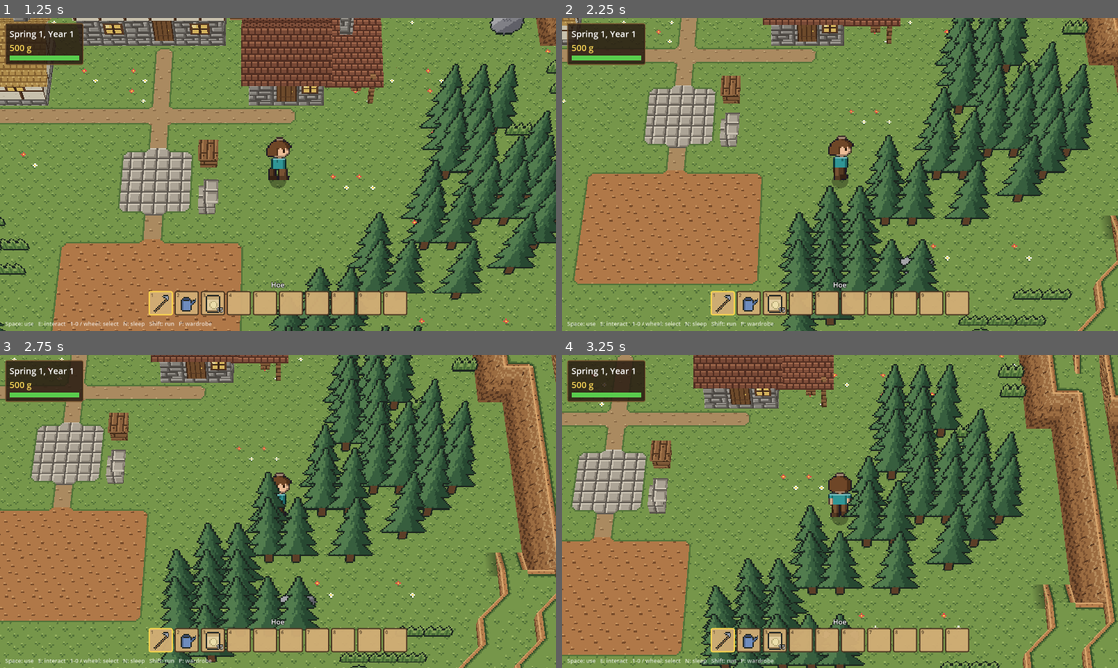
Above: before the commit, frames 1-4 (two rows, left to right).
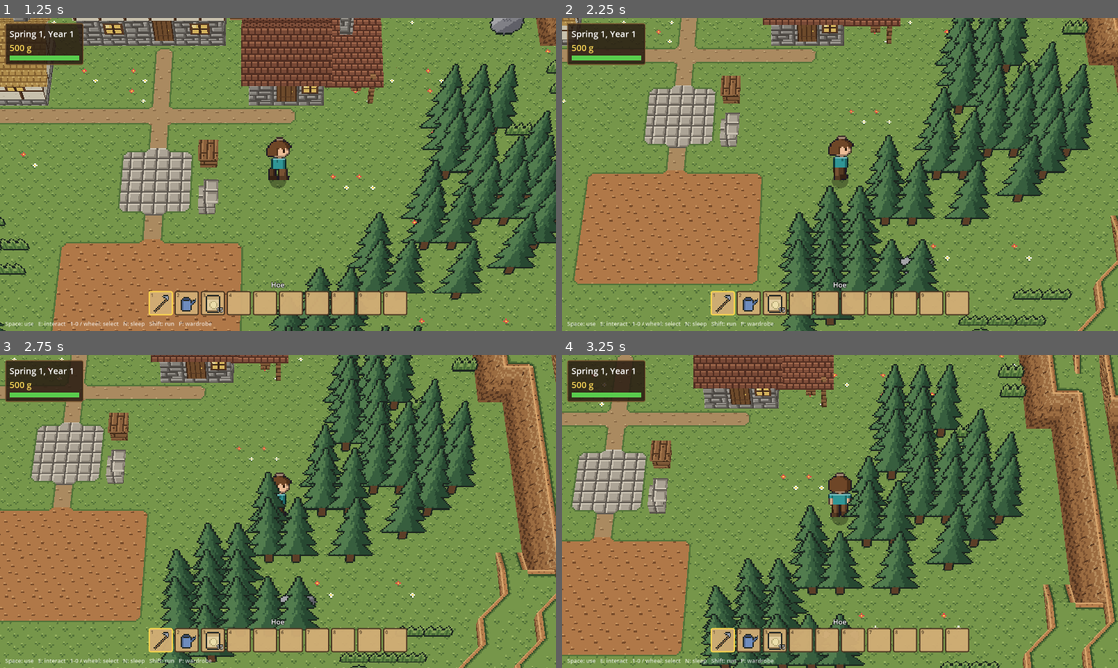
Above: after the commit, the same moments.

Repository: grimechristopher/procedural-game
Game: Godot game, scene res://scenes/main.tscn
The game is run twice, just before and just after one commit, with the same random seed, the same clock (stepped at 60 frames per second) and the same inputs.
Inputs (mouse positions are in pixels of both pictures, inside the frame that each line leads up to):
- Up to frame 1 (1.25 s): tap Enter (ui_accept) at 0.5, 0.77 s; move the mouse to (400, 158) at 0.52 s; hold D (move_right) from 0.53 s (still down); hold Shift (run) from 0.53 s (still down); click (400, 158) at 0.67 s
- Up to frame 2 (2.25 s): move the mouse to (728, 190) at 1.27 s; release D (move_right) at 1.28 s; release Shift (run) at 1.28 s; hold S (move_down) 1.28-2.03 s; tap Mouse wheel down (hotbar_next) at 1.35 s; tap Enter (ui_accept) at 1.52 s; tap Shift (run) at 1.55 s; move the mouse to (895, 105) at 2.02 s; hold D (move_right) from 2.03 s (still down); hold Mouse wheel up (hotbar_prev) from 2.03 s (still down)
- Up to frame 3 (2.75 s): keep holding D (move_right); keep holding Mouse wheel up (hotbar_prev); tap Shift (run) at 2.3 s
- Up to frame 4 (3.25 s): move the mouse to (812, 574) at 2.77 s; release D (move_right) at 2.78 s; release Mouse wheel up (hotbar_prev) at 2.78 s; hold W (move_up) from 2.78 s (still down); tap E (interact) at 2.85 s; click (812, 574) at 2.92 s; tap Enter (ui_accept) at 3.02 s; tap Shift (run) at 3.05 s

Frame 1 is identical in both runs. In frame 2, less than 0.1% of the frame differs, in the area x 97-100%, y 63-71%; in frame 3, less than 0.1%; in frame 4, less than 0.1%, in the area x 85-87%, y 73-82%.

Commit message:
Remove the shadows at the foot of cliffs
Shadows are to come from a day-night lighting system later; the terrain
draws none of its own. Noted in the art backlog and README.

Co-Authored-By: Claude Opus 5.5 <noreply@anthropic.com>
Claude-Session: https://claude.ai/code/session_01QBAyNdiLYtBbpQzeaWaTYf

Diff:
--- a/scripts/terrain_mesh.gd
+++ b/scripts/terrain_mesh.gd
@@ -15,10 +15,9 @@
 ## - Full cliffs that step back one at a time (terraces) are HGSS-style
 ##   banks: the face slopes down across the whole cell at the cliff's foot
 ##   (the world makes that cell impassable), wrapping round outer corners.
-## - Other faces run straight down every cliff from the band, rock on full cliffs and earth
-##   on half cliffs, round the curve of outer corners, with a soft shadow on
-##   the ground at their foot (not behind cliffs facing away from the
-##   camera, where it'd be hidden anyway).
+## - Other faces run straight down every cliff from the band, rock on full
+##   cliffs and earth on half cliffs, round the curve of outer corners.
+##   (No cast shadows: those belong to a day-night system, later.)
 ## - Ramps are grassy slopes with the cliff's band running down their
 ##   sides and the cliff's face cut to their slope below it, so they read as
 ##   part of the cliff they climb.
@@ -45,8 +44,6 @@
 const LIFT := 0.003
 const FACE_OFFSET := 0.01
 const WATER_SURFACE := -0.25
-const SHADOW_WIDTH := 0.45
-const SHADOW_ALPHA := 0.35
 
 const T := GridWorld.Tile
 const SOLID_TOPS := [T.FULL, T.FULL_DIRT, T.ROCK, T.HALF]
@@ -76,16 +73,6 @@
 	mesh.name = "Terrain"
 	mesh.mesh = world._build_mesh(b.faces, {}, world.block_material())
 	root.add_child(mesh)
-	var shadows := MeshInstance3D.new()
-	shadows.name = "Shadows"
-	shadows.cast_shadow = GeometryInstance3D.SHADOW_CASTING_SETTING_OFF
-	var mat := StandardMaterial3D.new()
-	mat.shading_mode = BaseMaterial3D.SHADING_MODE_UNSHADED
-	mat.transparency = BaseMaterial3D.TRANSPARENCY_ALPHA
-	mat.vertex_color_use_as_albedo = true
-	b.shadow.set_material(mat)
-	shadows.mesh = b.shadow.commit()
-	root.add_child(shadows)
 	return root
 
 
@@ -94,7 +81,6 @@
 var terrain: Terrain
 var size: Vector2i
 var faces := []
-var shadow := SurfaceTool.new()
 ## Per cell: Kind, the top of the solid (hidden) stack in blocks, and for
 ## ramps the layer they're in.
 var kind := PackedInt32Array()
@@ -108,7 +94,6 @@
 	heights = h
 	terrain = t
 	size = w.map_size
-	shadow.begin(Mesh.PRIMITIVE_TRIANGLES)
 
 func run() -> void:
 	_classify()
@@ -277,7 +262,6 @@
 	var tex: int = GridWorld.Tex.DIRT if _cliffy(c) else GridWorld.Tex.EARTH_SIDE
 	for d in exposed[c]:
 		var bottom: float = exposed[c][d][0]
-		var water: bool = exposed[c][d][1]
 		var o := Vector2(d)
 		var t := Vector2(-d.y, d.x)
 		var mid := center + o * 0.5
@@ -294,8 +278,6 @@
 			var a := mid if half == 1 else mid - t * 0.5
 			var b := mid + t * 0.5 if half == 1 else mid
 			_face(a, b, o, solid[i], bottom, tex)
-			if not water and o.y > -0.3:
-				_shadow(a, b, o, bottom)
 
 ## Whether c's cliff on side d is an HGSS-style bank: a block high, with a
 ## bank at its foot.
@@ -364,8 +346,6 @@
 	var center := Vector2(c.x + 0.5, c.y + 0.5)
 	var bottom_x: float = exposed[c][Vector2i(q.x, 0)][0]
 	var bottom_z: float = exposed[c][Vector2i(0, q.y)][0]
-	var water_x: bool = exposed[c][Vector2i(q.x, 0)][1]
-	var water_z: bool = exposed[c][Vector2i(0, q.y)][1]
 	var tex: int = GridWorld.Tex.DIRT if _cliffy(c) else GridWorld.Tex.EARTH_SIDE
 	var e := 0.5 + FACE_OFFSET
 	var r := CORNER_RADIUS
@@ -393,10 +373,6 @@
 	var oy := Vector2(0, q.y)
 	_face(x_side, x_end, ox, top, bottom_x, tex)
 	_face(y_end, y_side, oy, top, bottom_z, tex)
-	if not water_x and ox.y > -0.3:
-		_shadow(x_side, x_end, ox, bottom_x)
-	if not water_z and oy.y > -0.3:
-		_shadow(y_end, y_side, oy, bottom_z)
 	var bottom := minf(bottom_x, bottom_z)
 	var along := 0.0
 	for k in ARC_STEPS:
@@ -411,11 +387,6 @@
 			Vector3(o.x, 0, o.y), tex,
 			[Vector2(along, 0), Vector2(along + length, 0), Vector2(along + length, top - bottom), Vector2(along, top - bottom)]])
 		along += length
-		if not (water_x or water_z) and o.y > -0.3:
-			var n0 := l0 - Vector2(e - r, e - r)
-			var n1 := l1 - Vector2(e - r, e - r)
-			_shadow(d0, d1, o, bottom, Vector2(n0.x * q.x, n0.y * q.y).normalized(),
-				Vector2(n1.x * q.x, n1.y * q.y).normalized())
 
 
 # --- Wedges ------------------------------------------------------------------
@@ -453,8 +424,6 @@
 	var o := -s.normalized()
 	var tex: int = GridWorld.Tex.DIRT if _cliffy(c) else GridWorld.Tex.EARTH_SIDE
 	_face(p0, p1, o, top, bottom, tex)
-	if o.y > -0.3:
-		_shadow(p0, p1, o, bottom)
 
 # --- Ramps -------------------------------------------------------------------
 
@@ -505,8 +474,6 @@
 		faces.append([[_at(a + inner, base) + lift, _at(b + inner, base + rise) + lift,
 			_at(b, base + rise) + lift, _at(a, base) + lift], n if n.y > 0.0 else -n, band_tex,
 			[Vector2(0, 1.0 - BAND), Vector2(u1, 1.0 - BAND), Vector2(u1, 0.999), Vector2(0, 0.999)]])
-		if o.y > -0.3 and nh >= 0:
-			_shadow(a, b, o, floor_h)
 
 
 ## A face below an edge that slopes from top_a at a to top_b at b, down to
@@ -593,25 +560,6 @@
 		Vector3(o.x, 0, o.y), tex,
 		[Vector2(u0, 0), Vector2(u1, 0), Vector2(u1, top - bottom), Vector2(u0, top - bottom)]])
 
-## A strip of shade on the ground at the foot of a face, fading outward
-## (along o, or along out_a and out_b at each end, round a curve).
-func _shadow(a: Vector2, b: Vector2, o: Vector2, bottom: float, out_a := Vector2.ZERO, out_b := Vector2.ZERO) -> void:
-	if out_a == Vector2.ZERO:
-		out_a = o
-		out_b = o
-	var y := bottom + 0.004
-	var near0 := Vector3(a.x, y, a.y)
-	var near1 := Vector3(b.x, y, b.y)
-	var far0 := near0 + Vector3(out_a.x, 0, out_a.y) * SHADOW_WIDTH
-	var far1 := near1 + Vector3(out_b.x, 0, out_b.y) * SHADOW_WIDTH
-	var dark := Color(0, 0, 0, SHADOW_ALPHA)
-	var clear := Color(0, 0, 0, 0)
-	for v in [[near0, dark], [near1, dark], [far1, clear],
-			[near0, dark], [far1, clear], [far0, clear]]:
-		shadow.set_color(v[1])
-		shadow.set_normal(Vector3.UP)
-		shadow.add_vertex(v[0])
-
 
 static func _at(p: Vector2, y: float) -> Vector3:
 	return Vector3(p.x, y, p.y)
Not shown, changed: documentation/art/README.md
Not shown, changed: documentation/art/backlog.md
